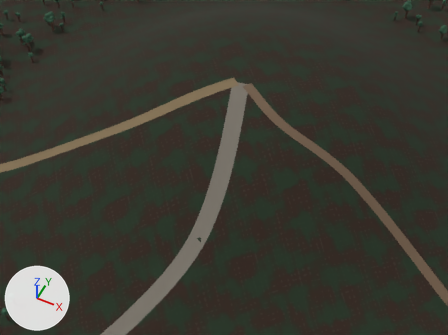
Before and after pictures for a commit that changed the glTF model assets/models/environments/wizard_homestead_environment.glb.
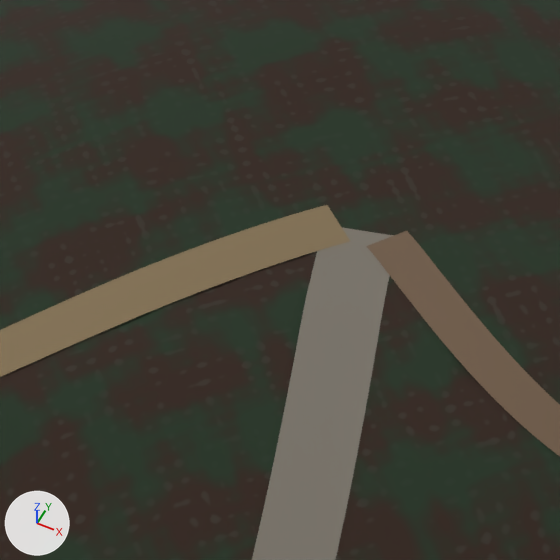
Each version is shown from a 50 mm lens placed at (69.4, -159.7, 143.0), pointed at (5.3, -31.5, -17.2), then close up on the part from 36% to 63% of the width and 10% to 46% of the height. Arrows for +X, +Y and +Z are at lower left; the lights stay in place. The first two pictures are the older version. Where no turn or scale is listed for an object, it has been applied to the vertices.

Names of what the first close-up shows: 'path_farm', 'path_village', 'path_woods', 'terrain-ground-col'.
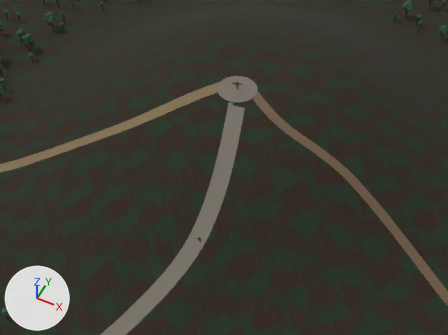
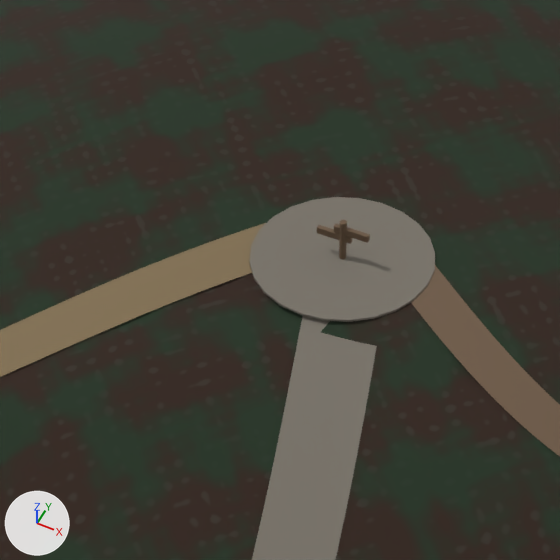
Boxes [x1, y1, x2, y2] around the edits, measured in the close-ups (560 x 560 px):
'tower_crossroads_clearing', added
    after: [249, 197, 435, 322]
'tower_crossroads_sign-col', added (brown)
    after: [317, 220, 370, 260]

What the commit changed:
Mesh me_tower_crossroads_sign_col_mesh is new.
It consists of an 8-sided cylinder along z spanning x -0.28..0.28, y -10.78..-10.22, z -0.08..3.52; a box spanning x -0.7..2.1, y -10.68..-10.32, z 2.44..3.0; a box spanning x -2.1..0.7, y -10.68..-10.32, z 1.8..2.34.
It uses material mat_wood_weathered (brown #6c5742).
Mesh me_tower_crossroads_clearing_mesh is new.
It is a 24-sided cylinder along z spanning x -7.0..7.0, y -17.5..-3.5, z -0.08..0.1.
It uses material mat_path_village (grey #797369).
Object 'tower_crossroads_sign-col' (ob_tower_crossroads_sign_col) is new; it shows me_tower_crossroads_sign_col_mesh.
Its location is (0.0, 0.0, 0.0).
Object 'tower_crossroads_clearing' (ob_tower_crossroads_clearing) is new; it shows me_tower_crossroads_clearing_mesh.
Its location is (0.0, 0.0, 0.0).
